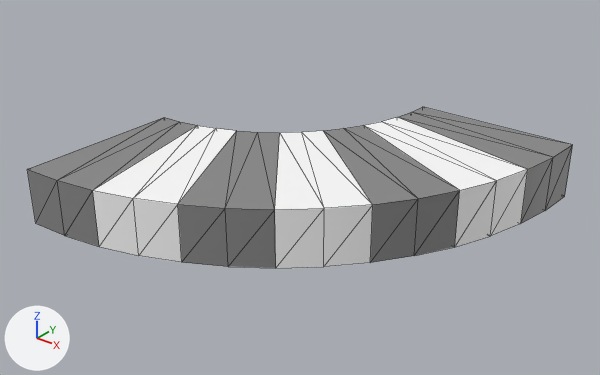
One commit to the FBX model Assets/Art Crowd/Location/Track/Track_Turn.fbx: the scene before it, then after it.
Rendered twice from a camera (50 mm lens) standing at (18.4, -40.0, 16.8) and looking at (-5.5, -10.1, -1.7). Arrows for +X, +Y and +Z are at lower left; the lights stay in place. Mesh edges are drawn as thin lines. Where no turn or scale is listed for an object, it has been applied to the vertices.

The first picture shows 'Track_Turn'.
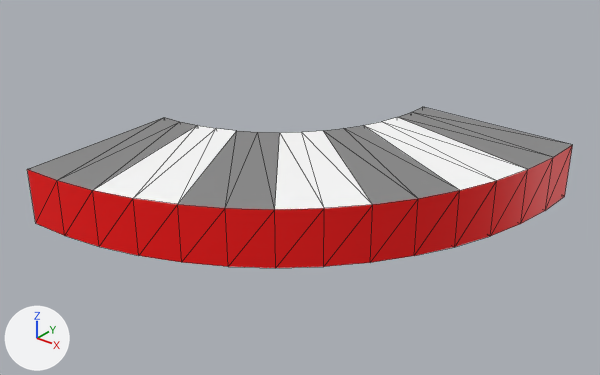
The edits, one by one:
Material 'Base_Side' (mat_base_side) is new.
Its base color is (1.0, 0.000456, 0.000456) (red #ff0202).
me_scene_006 has 60 vertices, 116 faces and spans x -15.0..4.5, y -19.5..0.0, z -3.0..0.0.
me_scene_006 is used by ob_track_turn; location (0.0, 0.0, 0.0).
me_scene_006 part 1: 4 of the faces centred in x -10.0..-7.2, y -18.8..-17.8, z -2.0..-1.0 switch from mat_base_white (white #ffffff) to mat_base_side (red #ff0202).
me_scene_006 part 2: 4 of the faces centred in x -2.3..-0.2, y -14.8..-12.7, z -2.0..-1.0 switch from mat_base_white (white #ffffff) to mat_base_side (red #ff0202).
me_scene_006 part 3: 4 of the faces centred in x 2.8..3.8, y -7.8..-5.0, z -2.0..-1.0 switch from mat_base_white (white #ffffff) to mat_base_side (red #ff0202).
me_scene_006 part 4: 10 of the faces centred in x -4.7..4.5, y -3.6..0.0, z -2.0..-1.0 switch from mat_base_grey (grey #898989) to mat_base_side (red #ff0202).
me_scene_006 part 5: 5 of the faces centred in x -15.0..-11.4, y -19.5..-16.5, z -2.0..-1.0 switch from mat_base_grey (grey #898989) to mat_base_side (red #ff0202).
me_scene_006 part 6: 4 of the faces centred in x -5.9..-3.4, y -17.2..-15.7, z -2.0..-1.0 switch from mat_base_grey (grey #898989) to mat_base_side (red #ff0202).
me_scene_006 part 7: 4 of the faces centred in x 0.7..2.2, y -11.6..-9.1, z -2.0..-1.0 switch from mat_base_grey (grey #898989) to mat_base_side (red #ff0202).

Where the change shows, as pixel boxes (x1, y1, x2, y2) in the pictures (600 x 375 px):
part 1 of me_scene_006, recoloured (grey to red)
    both: (93, 190, 182, 262)
part 2 of me_scene_006, recoloured (grey to red)
    both: (275, 205, 373, 268)
part 3 of me_scene_006, recoloured (grey to red)
    both: (455, 170, 528, 247)
part 4 of me_scene_006, recoloured
    both: (521, 145, 573, 223)
part 5 of me_scene_006, recoloured (grey to red)
    both: (27, 169, 99, 246)
part 6 of me_scene_006, recoloured (grey to red)
    both: (178, 204, 276, 268)
part 7 of me_scene_006, recoloured (grey to red)
    both: (370, 190, 460, 263)
